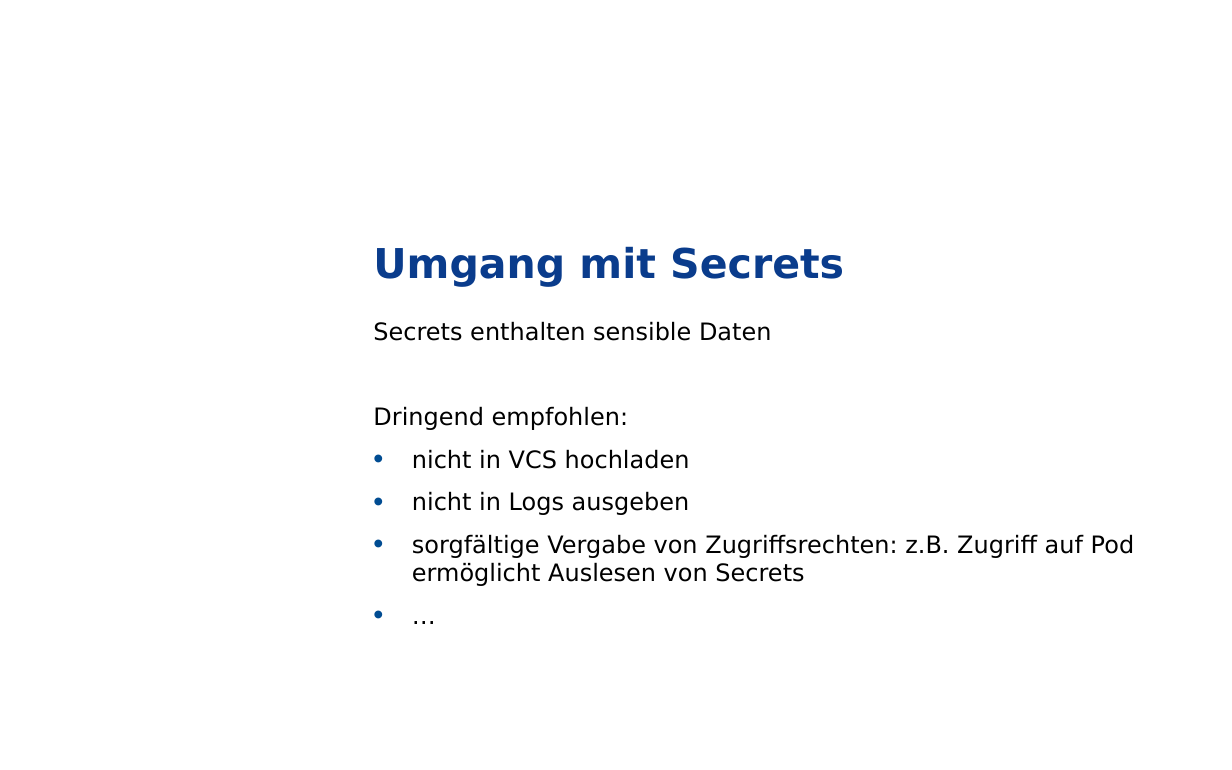
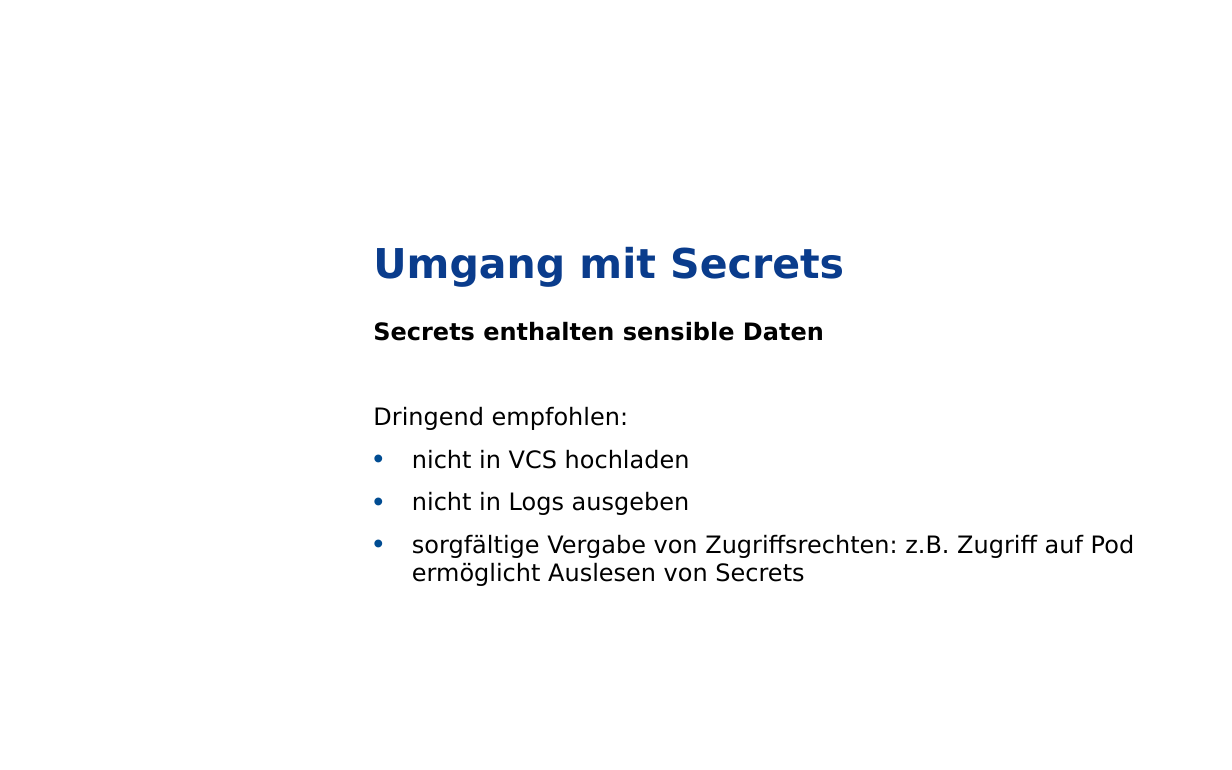
Before and after one commit to grothesk/deepshore-labs, a slide deck: slide 18 of 04-configmaps-und-secrets/deeptalk-04.pptx. Drawn at 1232x770 pixels with LibreOffice and Linux fonts; fonts in the diff are those of the drawing; background and template pictures are left out. Boxes give left, top, right and bottom in pixels: in the first picture for what was removed or moved away, otherwise in the second. Text is boxed around its words. In the diff, an @@ line names an element or a change of style, - is before the commit and + after.

```diff
--- a/04-configmaps-und-secrets/deeptalk-04.pptx
+++ b/04-configmaps-und-secrets/deeptalk-04.pptx
@@ text at bbox=[373, 321, 1134, 586]: paragraph removed @@
-• …
@@ text at bbox=[373, 321, 824, 341]: bold on in "Secrets enthalten sensible Daten" @@
```
Also in this commit, not shown: 5 other slides changed, 1 slide added, 1 other file.
